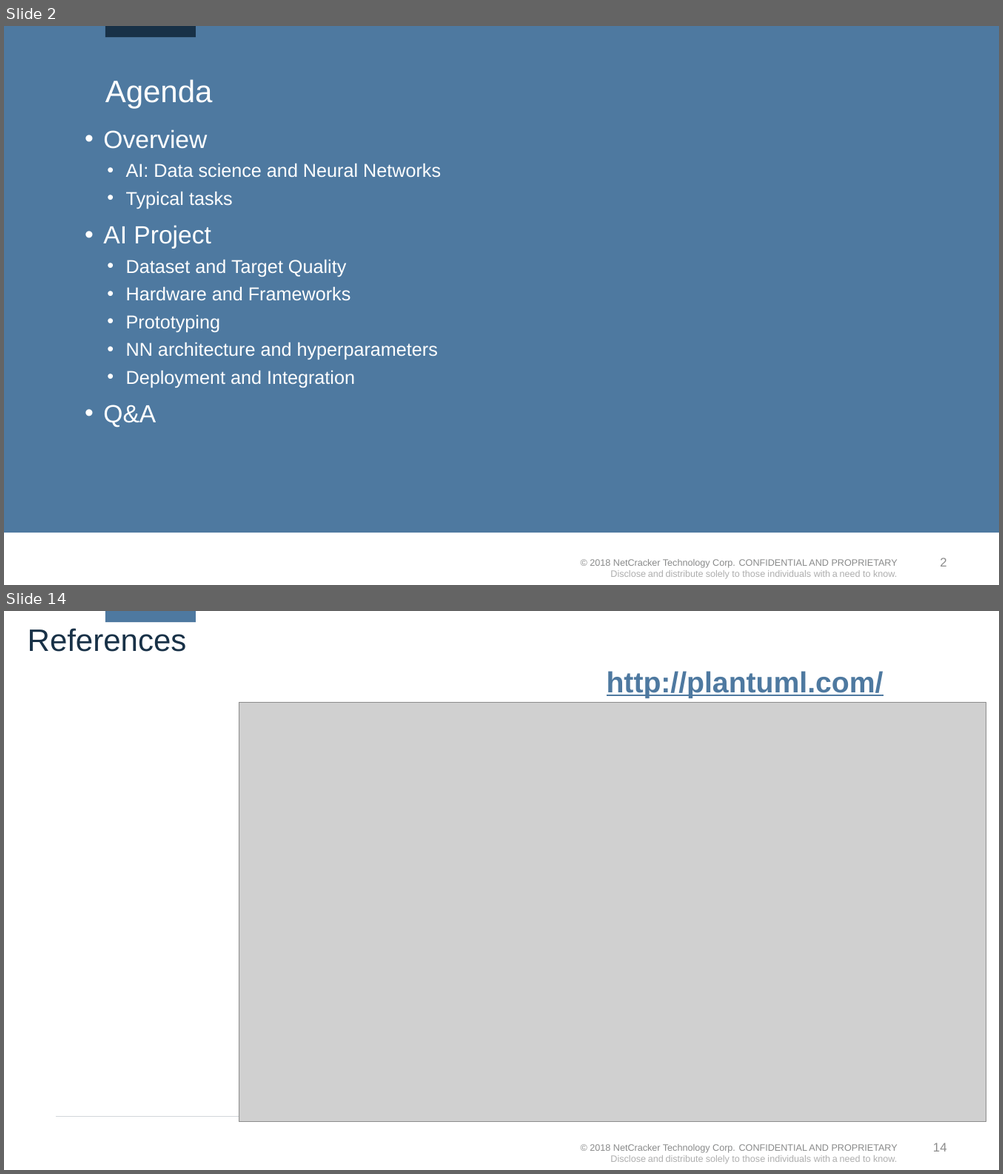
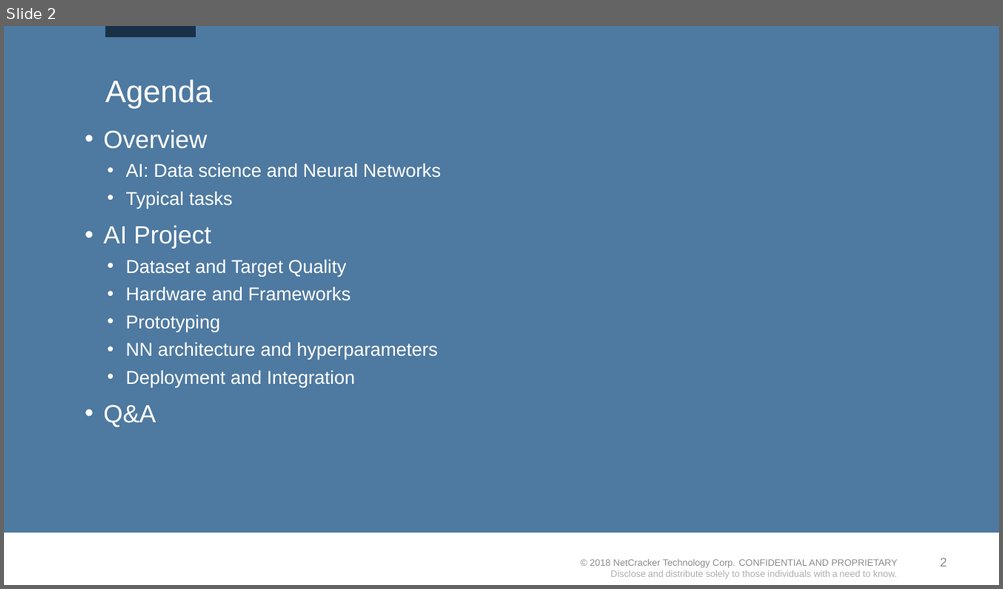
Before and after one commit to kvoloshenko/CLA, a slide deck: CLA_AI_01.pptx. Shown one above the other, each under a label of ours: slides 2 and 14 before the commit, slide 2 after it; the slides between them are not shown. The pictures are 1003x1174 and 1003x589 pixels, drawn with LibreOffice and Linux fonts; fonts in the diff are those of the drawing; grey boxes stand for pictures; background and template pictures are left out. Boxes give left, top, right and bottom in pixels: in the first picture for what was removed or moved away, otherwise in the second. Text is boxed around its words. In the diff, an @@ line names an element or a change of style, - is before the commit and + after.

```diff
--- a/CLA_AI_01.pptx
+++ b/CLA_AI_01.pptx
@@ slide 14 removed at <box>4,611,999,1170</box>, background #FFFFFF; not listed: 2 template elements that a slide beside it also shows @@
@@ title removed at <box>28,628,187,652</box> @@
-References
@@ rectangle removed at <box>105,611,196,622</box> @@
@@ text removed at <box>606,671,883,698</box> @@
-http://plantuml.com/
@@ picture removed at <box>239,702,986,1122</box> @@
@@ line removed from (56, 1117) to (947, 1117) @@
```
Also in this commit, not shown: 1 slide added, 12 other slides removed, 1 other file.
